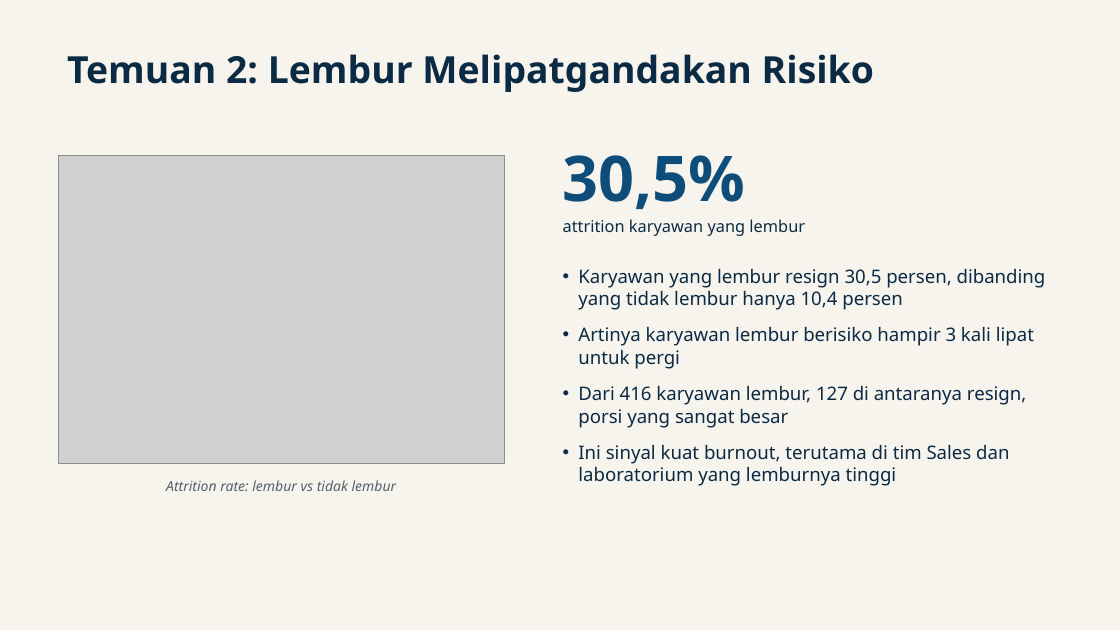
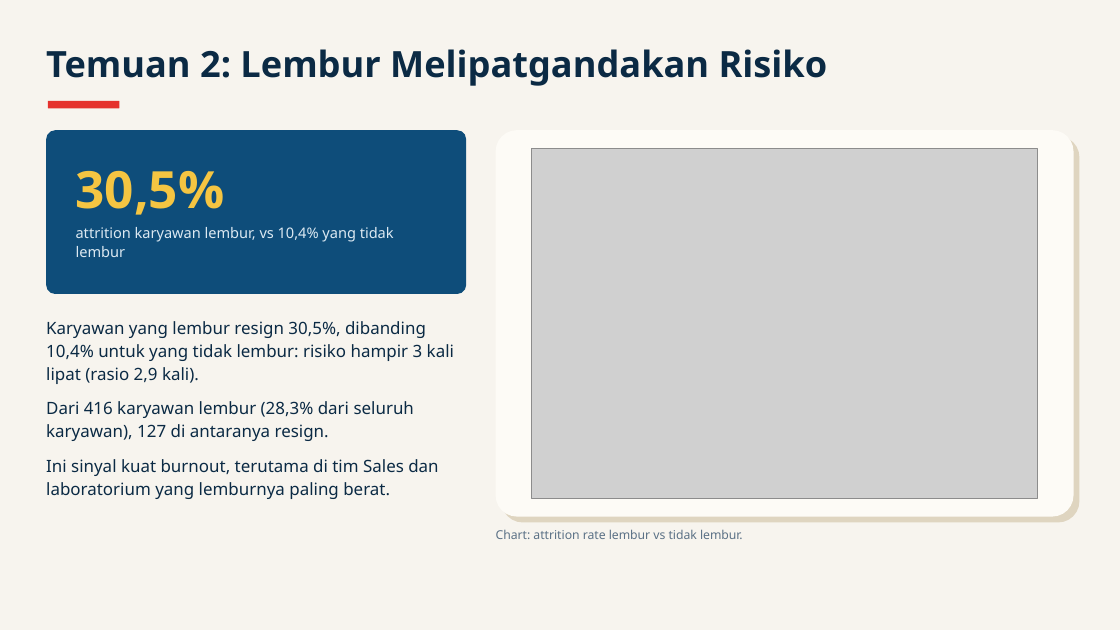
Before and after one commit to baghizash/ibm-hr-attrition-people-analytics, a slide deck: slide 5 of Portofolio-Analisis-HR-Attrition.pptx. Drawn at 1120x630 pixels with LibreOffice and Linux fonts; fonts in the diff are those of the drawing; grey boxes stand for pictures. Boxes give left, top, right and bottom in pixels: in the first picture for what was removed or moved away, otherwise in the second. Text is boxed around its words. In the diff, an @@ line names an element or a change of style, - is before the commit and + after.

```diff
--- a/Portofolio-Analisis-HR-Attrition.pptx
+++ b/Portofolio-Analisis-HR-Attrition.pptx
@@ text "Temuan 2: Lembur Melipatgandakan Risiko": place and size @@
-text "Temuan 2: Lembur Melipatgandakan Risiko" at [67, 54, 874, 92]
+text "Temuan 2: Lembur Melipatgandakan Risiko" at [46, 49, 828, 86]
@@ text "Temuan 2: Lembur Melipatgandakan Risiko" at [46, 49, 828, 86]: size 32 to 31 pt; line spacing 1 to 1.13; less space between paragraphs @@
@@ rounded rectangle added at [48, 101, 119, 108], fill #E5322D @@
@@ rounded rectangle added at [46, 130, 466, 294], fill #0E4D7A @@
@@ rounded rectangle added at [496, 130, 1074, 517], fill #FDFBF6 @@
@@ rounded rectangle added at [502, 136, 1080, 523], fill #DFD5C0 @@
@@ picture: place and size @@
-picture at [59, 155, 504, 463]
+picture at [532, 149, 1038, 498]
@@ text at [76, 170, 225, 215]: size 54 to 44 pt, text colour #0E4D7A to #F5C542 in "30,5%"; line spacing 1 to 1.13 @@
@@ text "30,5%": place and size @@
-text "30,5%" at [563, 155, 805, 236]
+text "30,5%" at [76, 170, 394, 257]
@@ text at [76, 227, 394, 257]: text changed; size 14 to 12.5 pt; text colour #0B2A44 to #DCE9F2 @@
-attrition karyawan yang lembur
+attrition karyawan lembur, vs 10,4% yang tidak lembur
@@ text at [46, 321, 454, 499]: text changed; size 16 to 14.5 pt @@
-• Karyawan yang lembur resign 30,5 persen, dibanding yang tidak lembur hanya 10,4 persen
-• Artinya karyawan lembur berisiko hampir 3 kali lipat untuk pergi
-• Dari 416 karyawan lembur, 127 di antaranya resign, porsi yang sangat besar
-• Ini sinyal kuat burnout, terutama di tim Sales dan laboratorium yang lemburnya tinggi
+Karyawan yang lembur resign 30,5%, dibanding 10,4% untuk yang tidak lembur: risiko hampir 3 kali lipat (rasio 2,9 kali).
+Dari 416 karyawan lembur (28,3% dari seluruh karyawan), 127 di antaranya resign.
+Ini sinyal kuat burnout, terutama di tim Sales dan laboratorium yang lemburnya paling berat.
@@ text at [496, 529, 743, 539]: text changed; size 12 to 10.5 pt; text colour #54626F to #5B7186; italic off @@
-Attrition rate: lembur vs tidak lembur
+Chart: attrition rate lembur vs tidak lembur.
```
Also in this commit, not shown: 8 other slides changed, 1 slide added, 1 slide removed.
